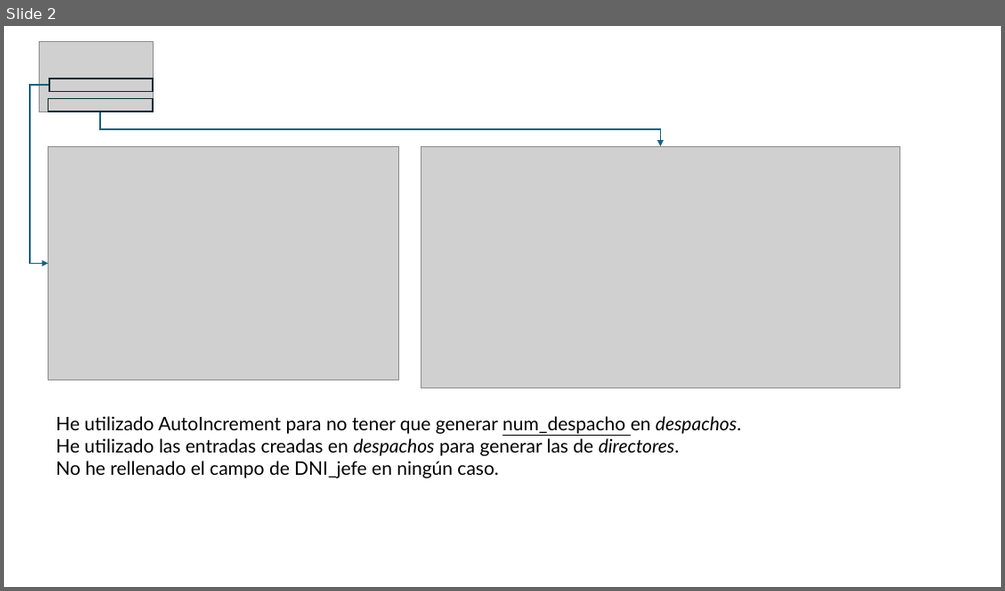
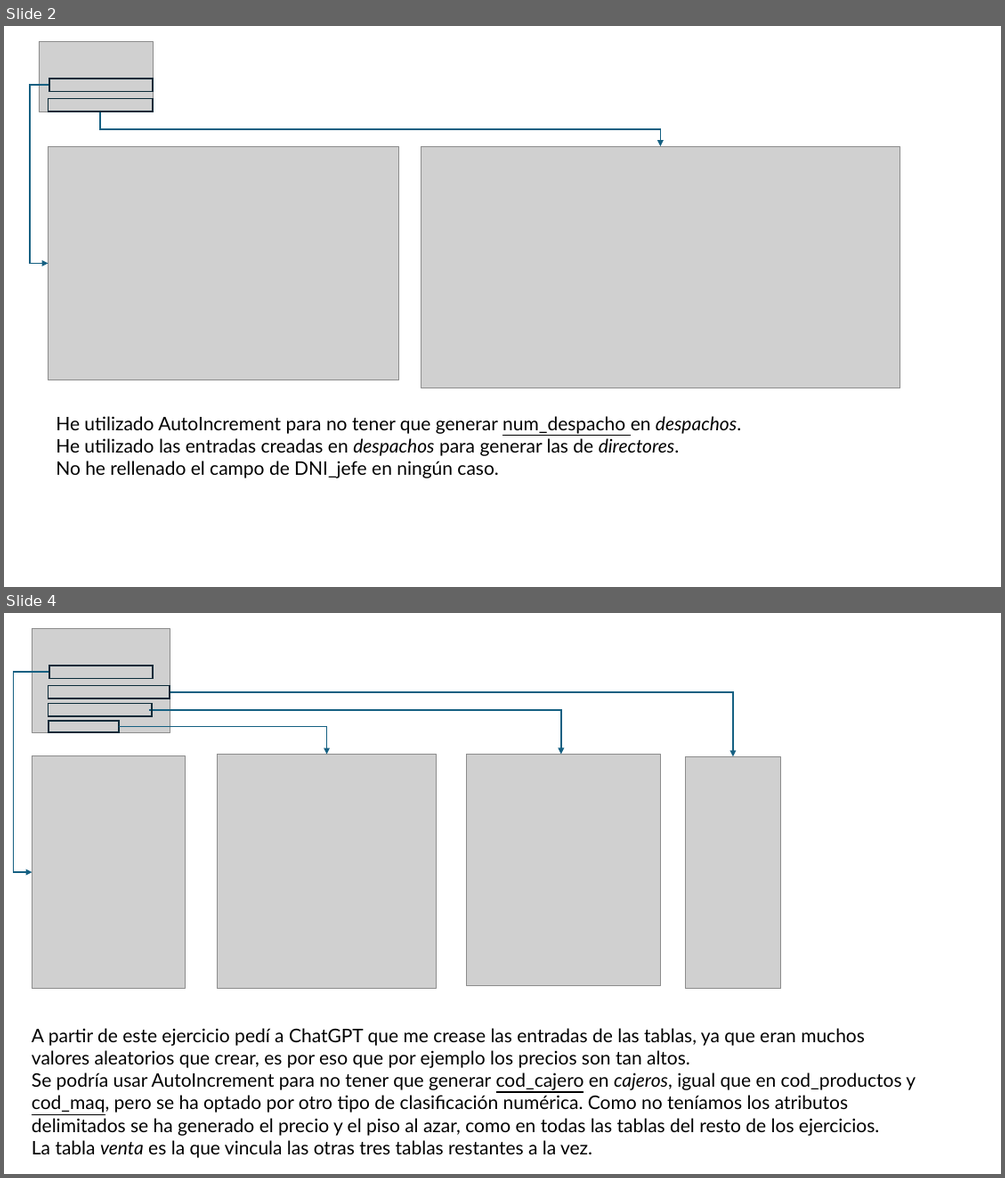
Before and after one commit to AchillesD9-Alex/-2024-Java-Angular-Bootcamp, a slide deck: [JAVA]/C3/TA15/ta15.pptx. Shown one above the other, each under a label of ours: slide 2 before the commit, slides 2 and 4 after it; the slides between them are not shown. The pictures are 1005x591 and 1005x1178 pixels, drawn with LibreOffice and Linux fonts; fonts in the diff are those of the drawing; grey boxes stand for pictures. Boxes give left, top, right and bottom in pixels: in the first picture for what was removed or moved away, otherwise in the second. Text is boxed around its words. In the diff, an @@ line names an element or a change of style, - is before the commit and + after.

```diff
--- a/[JAVA]/C3/TA15/ta15.pptx
+++ b/[JAVA]/C3/TA15/ta15.pptx
@@ slide 4 added at box(4, 613, 1001, 1174), background #FFFFFF @@
@@ picture added at box(32, 628, 170, 732) @@
@@ rectangle added at box(48, 666, 152, 679), outline #092A39 1.5 pt @@
@@ elbow arrow added from (48, 672) to (32, 873), #156082 1.5 pt @@
@@ rectangle added at box(48, 686, 170, 699), outline #092A39 1.5 pt @@
@@ elbow arrow added from (170, 692) to (733, 756), #156082 1.5 pt @@
@@ rectangle added at box(48, 704, 152, 717), outline #092A39 1.5 pt @@
@@ elbow arrow added from (149, 710) to (561, 755), #156082 1.5 pt @@
@@ rectangle added at box(48, 721, 119, 732), outline #092A39 1.5 pt @@
@@ elbow arrow added from (119, 727) to (327, 755), #156082 1.5 pt @@
@@ picture added at box(32, 755, 184, 989) @@
@@ picture added at box(217, 755, 436, 989) @@
@@ picture added at box(466, 755, 660, 986) @@
@@ picture added at box(685, 756, 781, 989) @@
@@ text added at box(32, 1028, 915, 1158), 18 pt, text #000000 @@
+A partir de este ejercicio pedí a ChatGPT que me crease las entradas de las tablas, ya que eran muchos valores aleatorios que crear, es por eso que por ejemplo los precios son tan altos.
+Se podría usar AutoIncrement para no tener que generar cod_cajero en cajeros, igual que en cod_productos y cod_maq, pero se ha optado por otro tipo de clasificación numérica. Como no teníamos los atributos delimitados se ha generado el precio y el piso al azar, como en todas las tablas del resto de los ejercicios.
+La tabla venta es la que vincula las otras tres tablas restantes a la vez.
```
Also in this commit, not shown: 2 slides changed, 1 other slide added, 10 slides removed, 1 other file.
